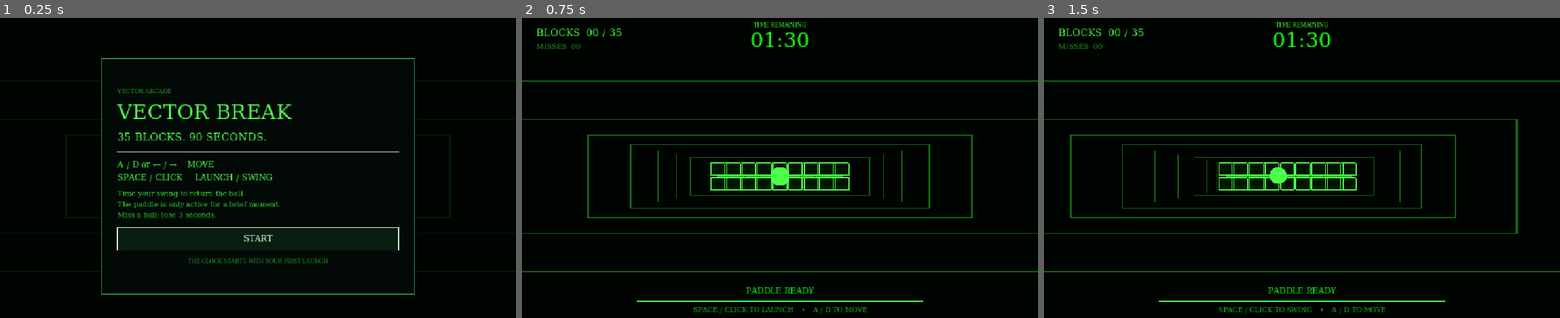
Above: before the commit, frames 1-3 (left to right).
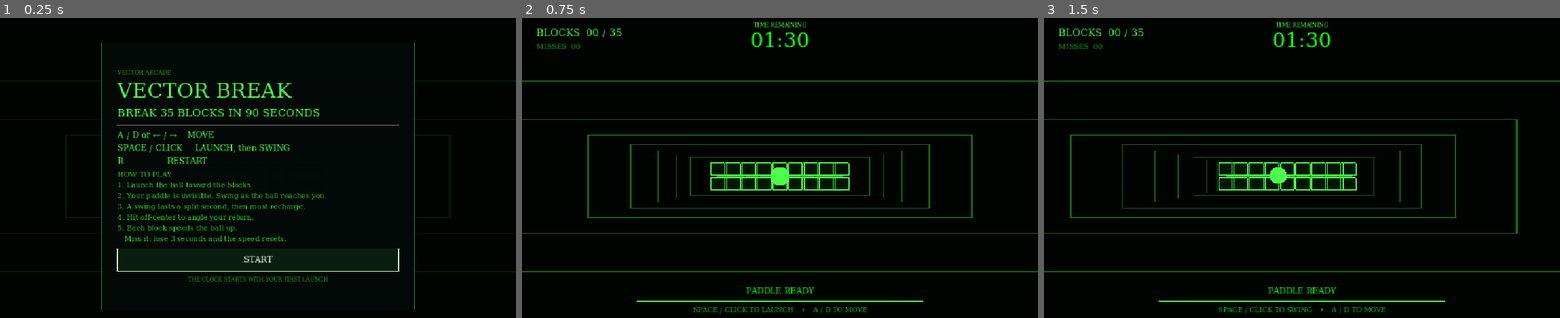
Above: after the commit, the same moments.

Repository: YiquanWei/cmpm170_proj3
Game: Godot game, scene res://prototype1.tscn
Two runs of this game, one before a commit and one after it. Both use one fixed random seed, a clock stepped at 60 frames per second and the inputs below.
Inputs (mouse positions are in pixels of both pictures, inside the frame that each line leads up to):
- Up to frame 1 (0.25 s): no input
- Up to frame 2 (0.75 s): click "START" at 0.5 s
- Up to frame 3 (1.5 s): tap Enter at 1.25 s; move the mouse to (1415, 159) at 1.27 s; hold Right from 1.28 s (still down); tap R at 1.35 s; click (1415, 159) at 1.42 s

The runs differ from the first frame. In frame 1, 7.2% of the frame differs, in the area x 19-81%, y 8-98%; in frame 2, nothing differs; in frame 3, nothing differs.

Commit message:
Add how-to-play instructions to prototype1 start screen

Diff:
--- a/ui/hud.tscn
+++ b/ui/hud.tscn
@@ -190,8 +190,8 @@
 anchor_bottom = 0.5
 offset_left = -350.0
 offset_right = 350.0
-offset_top = -264.0
-offset_bottom = 264.0
+offset_top = -300.0
+offset_bottom = 300.0
 
 [node name="Margin" type="MarginContainer" parent="StartScreen/Frame"]
 anchors_preset = 15
@@ -205,7 +205,7 @@
 theme_override_constants/margin_bottom = 28
 
 [node name="Content" type="VBoxContainer" parent="StartScreen/Frame/Margin"]
-theme_override_constants/separation = 18
+theme_override_constants/separation = 12
 alignment = 1
 
 [node name="EndScreen" type="Control" parent="."]
@@ -261,18 +261,18 @@
 theme_override_font_sizes/font_size = 46
 
 [node name="Objective" type="Label" parent="StartScreen/Frame/Margin/Content"]
-text = "35 BLOCKS. 90 SECONDS."
+text = "BREAK 35 BLOCKS IN 90 SECONDS"
 theme_override_font_sizes/font_size = 24
 
 [node name="Line" type="HSeparator" parent="StartScreen/Frame/Margin/Content"]
 
 [node name="Controls" type="Label" parent="StartScreen/Frame/Margin/Content"]
-text = "A / D or ← / →    MOVE\nSPACE / CLICK     LAUNCH / SWING"
+text = "A / D or ← / →    MOVE\nSPACE / CLICK     LAUNCH, then SWING\nR                 RESTART"
 theme_override_font_sizes/font_size = 18
 theme_override_constants/line_spacing = 10
 
 [node name="Rules" type="Label" parent="StartScreen/Frame/Margin/Content"]
-text = "Time your swing to return the ball.\nThe paddle is only active for a brief moment.\nMiss a ball: lose 3 seconds."
+text = "HOW TO PLAY\n1. Launch the ball toward the blocks.\n2. Your paddle is invisible. Swing as the ball reaches you.\n3. A swing lasts a split second, then must recharge.\n4. Hit off-center to angle your return.\n5. Each block speeds the ball up.\n   Miss it: lose 3 seconds and the speed resets."
 theme_override_font_sizes/font_size = 16
 theme_override_constants/line_spacing = 7
 modulate = Color(0.65, 0.8, 0.67, 1)
